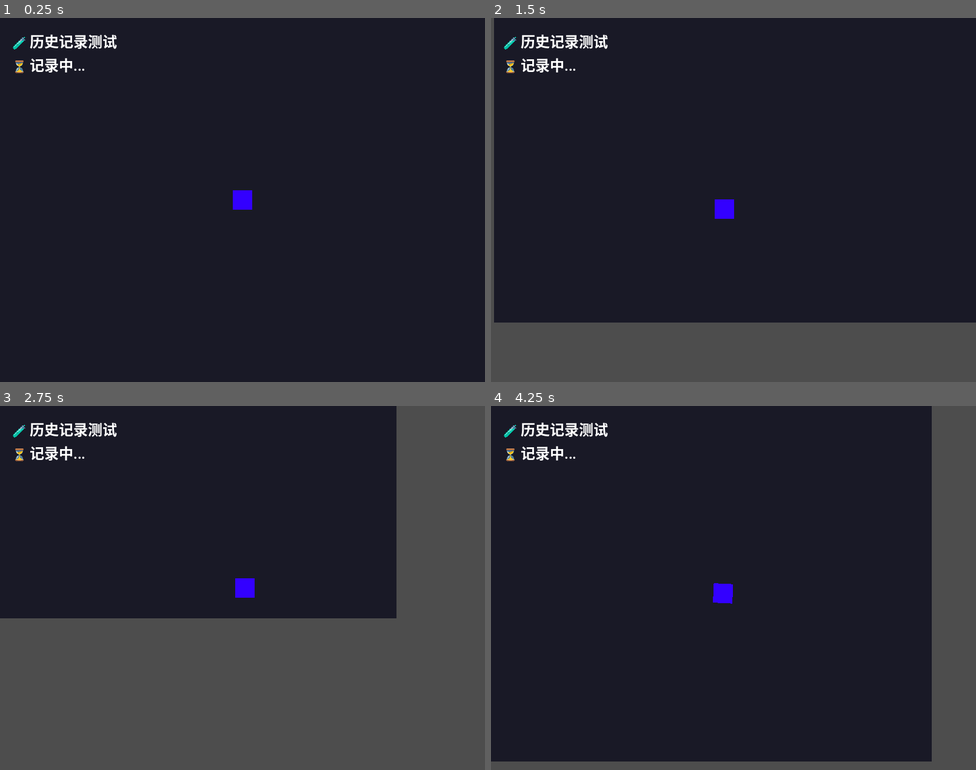
Above: before the commit, frames 1-4 (two rows, left to right).
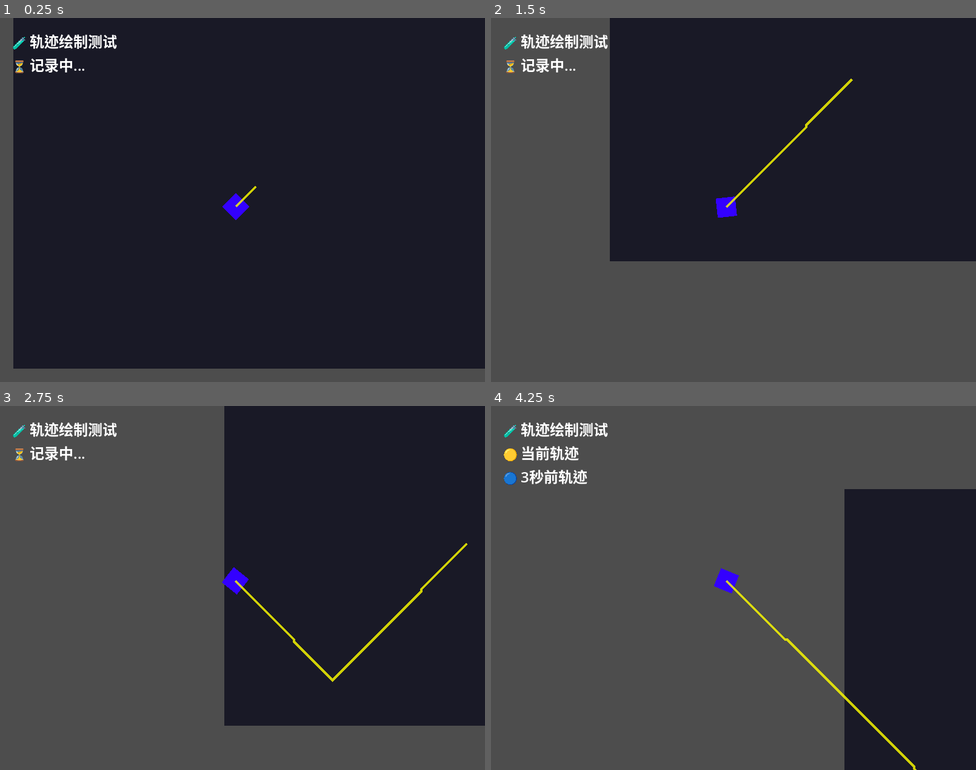
Above: after the commit, the same moments.

Repository: sdotyxz/temporal-echo
Game: Godot game, scene res://scenes/game.tscn
Two runs of this game, one before a commit and one after it. Both use one fixed random seed, a clock stepped at 60 frames per second and the inputs below.
Inputs (mouse positions are in pixels of both pictures, inside the frame that each line leads up to):
- Up to frame 1 (0.25 s): no input
- Up to frame 2 (1.5 s): move the mouse to (840, 181) at 0.52 s; hold D (move_right) 0.53-1.28 s; move the mouse to (636, 218) at 1.27 s; hold S (move_down) from 1.28 s (still down)
- Up to frame 3 (2.75 s): move the mouse to (291, 507) at 2.02 s; release S (move_down) at 2.03 s; hold D (move_right) from 2.03 s (still down)
- Up to frame 4 (4.25 s): move the mouse to (709, 660) at 2.77 s; release D (move_right) at 2.78 s; hold W (move_up) 2.78-3.53 s; move the mouse to (879, 642) at 3.52 s; hold A (move_left) from 3.53 s (still down)

The runs differ from the first frame. In frame 1, 6.9% of the frame differs, in the area x 0-100%, y 0-100%; in frame 2, 33%; in frame 3, 53%; in frame 4, 83%.
Error before the commit: Parse Error: Function "set_notify_transform()" not found in base self. (res://src/history_visual_test.gd:30)

Commit message:
feat: AI玩家输入测试 + Line2D轨迹绘制
- ai_player_input.gd: AI使用Input.action_press()模拟WASD移动
- trail_drawer.gd: Node2D + Line2D绘制轨迹线
- 黄色轨迹 = 当前位置
- 青色轨迹 = 3秒前历史位置
- 简化game.tscn，移除旧测试控制器

Diff:
--- a/scenes/game.tscn
+++ b/scenes/game.tscn
@@ -1,10 +1,8 @@
-[gd_scene load_steps=4 format=3 uid="uid://game1"]
+[gd_scene load_steps=5 format=3 uid="uid://game1"]
 
 [ext_resource type="PackedScene" uid="uid://player1" path="res://scenes/player.tscn" id="1_player"]
-[ext_resource type="Script" path="res://src/ai_test_controller.gd" id="2_ai"]
-[ext_resource type="Script" path="res://src/history_visual_test.gd" id="3_test"]
-
-[sub_resource type="PlaceholderTexture2D" id="PlaceholderTexture2D_ai"]
+[ext_resource type="Script" path="res://src/ai_player_input.gd" id="2_ai_input"]
+[ext_resource type="Script" path="res://src/trail_drawer.gd" id="3_trail"]
 
 [node name="Game" type="Node2D"]
 
@@ -21,12 +19,13 @@
 color = Color(0.1, 0.1, 0.15, 1)
 z_index = -1
 
-[node name="AIController" type="Node" parent="." node_paths=PackedStringArray("player")]
-script = ExtResource("2_ai")
+[node name="AIPlayer" type="Node" parent="." node_paths=PackedStringArray("player")]
+script = ExtResource("2_ai_input")
 player = NodePath("../Player")
+test_duration = 10.0
 
-[node name="TestController" type="Node" parent="." node_paths=PackedStringArray("player")]
-script = ExtResource("3_test")
+[node name="TrailDrawer" type="Node2D" parent="." node_paths=PackedStringArray("player")]
+script = ExtResource("3_trail")
 player = NodePath("../Player")
 
 [node name="UI" type="CanvasLayer" parent="."]
@@ -37,4 +36,4 @@
 offset_right = 400.0
 offset_bottom = 100.0
 theme_override_font_sizes/font_size = 24
-text = "🧪 历史记录测试\n⏳ 记录中..."
+text = "🤖 AI玩家测试\n🟡 黄色=当前 🔵 青色=历史"
--- /dev/null
+++ b/src/ai_player_input.gd
@@ -0,0 +1,60 @@
+extends Node
+
+@export var player: CharacterBody2D
+@export var test_duration: float = 10.0
+
+var timer: float = 0.0
+var move_timer: float = 0.0
+var current_dir: Vector2 = Vector2.ZERO
+
+func _ready():
+	print("🤖 AI玩家测试启动")
+	print("⏱️ 测试时长: ", test_duration, " 秒")
+	_set_random_direction()
+
+func _physics_process(delta: float) -> void:
+	if player == null:
+		return
+
+	timer += delta
+	move_timer += delta
+
+	# 每0.8秒改变方向
+	if move_timer >= 0.8:
+		move_timer = 0.0
+		_set_random_direction()
+
+	# 使用输入系统移动（模拟WASD）
+	Input.action_press("move_right" if current_dir.x > 0 else "move_left")
+	Input.action_press("move_down" if current_dir.y > 0 else "move_up")
+
+	# 清除相反方向的输入
+	if current_dir.x > 0:
+		Input.action_release("move_left")
+	else:
+		Input.action_release("move_right")
+
+	if current_dir.y > 0:
+		Input.action_release("move_up")
+	else:
+		Input.action_release("move_down")
+
+	# 测试结束
+	if timer >= test_duration:
+		_end_test()
+
+func _set_random_direction():
+	var dirs = [Vector2.RIGHT, Vector2.LEFT, Vector2.UP, Vector2.DOWN,
+				Vector2(1,1).normalized(), Vector2(-1,1).normalized(),
+				Vector2(1,-1).normalized(), Vector2(-1,-1).normalized()]
+	current_dir = dirs[randi() % dirs.size()]
+
+func _end_test():
+	# 释放所有输入
+	Input.action_release("move_right")
+	Input.action_release("move_left")
+	Input.action_release("move_down")
+	Input.action_release("move_up")
+
+	print("✅ AI玩家测试完成")
+	queue_free()
--- /dev/null
+++ b/src/trail_drawer.gd
@@ -0,0 +1,64 @@
+extends Node2D
+
+@export var player: CharacterBody2D
+
+var timer: float = 0.0
+
+# 轨迹线节点
+var current_trail: Line2D
+var history_trail: Line2D
+
+const MAX_POINTS: int = 180
+
+func _ready():
+	if player == null:
+		player = get_tree().get_first_node_in_group("player")
+
+	# 创建当前轨迹线（黄色）
+	current_trail = Line2D.new()
+	current_trail.width = 4
+	current_trail.default_color = Color(1, 1, 0, 0.8)  # 黄色
+	current_trail.name = "CurrentTrail"
+	add_child(current_trail)
+
+	# 创建历史轨迹线（青色）
+	history_trail = Line2D.new()
+	history_trail.width = 4
+	history_trail.default_color = Color(0, 1, 1, 0.8)  # 青色
+	history_trail.name = "HistoryTrail"
+	add_child(history_trail)
+
+	print("📊 轨迹绘制系统启动")
+	print("🟡 黄色 = 当前轨迹")
+	print("🔵 青色 = 3秒前轨迹")
+
+func _process(delta: float) -> void:
+	if player == null:
+		return
+
+	timer += delta
+
+	# 记录当前轨迹
+	current_trail.add_point(player.global_position)
+	if current_trail.get_point_count() > MAX_POINTS:
+		current_trail.remove_point(0)
+
+	# 显示历史轨迹（3秒后）
+	if timer > 3.0:
+		if player.position_history.size() > 0:
+			var old_pos = player.position_history[0].position
+			history_trail.add_point(old_pos)
+			if history_trail.get_point_count() > MAX_POINTS:
+				history_trail.remove_point(0)
+
+	# 更新UI
+	_update_ui()
+
+func _update_ui():
+	var info = get_node_or_null("../UI/TestInfo")
+	if info:
+		var has_history = timer > 3.0 and player.position_history.size() > 0
+		if has_history:
+			info.text = "🧪 轨迹绘制测试\n🟡 当前轨迹\n🔵 3秒前轨迹"
+		else:
+			info.text = "🧪 轨迹绘制测试\n⏳ 记录中..."
Not shown, added: src/ai_player_input.gd.uid
Not shown, added: src/trail_drawer.gd.uid
